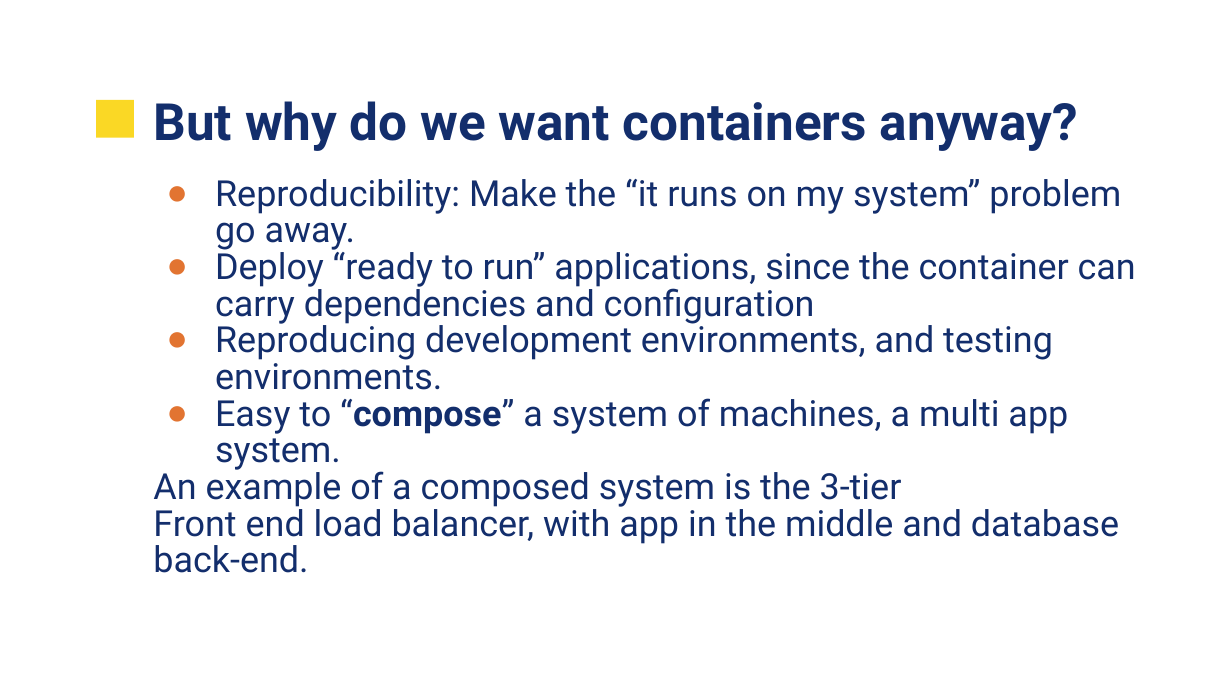
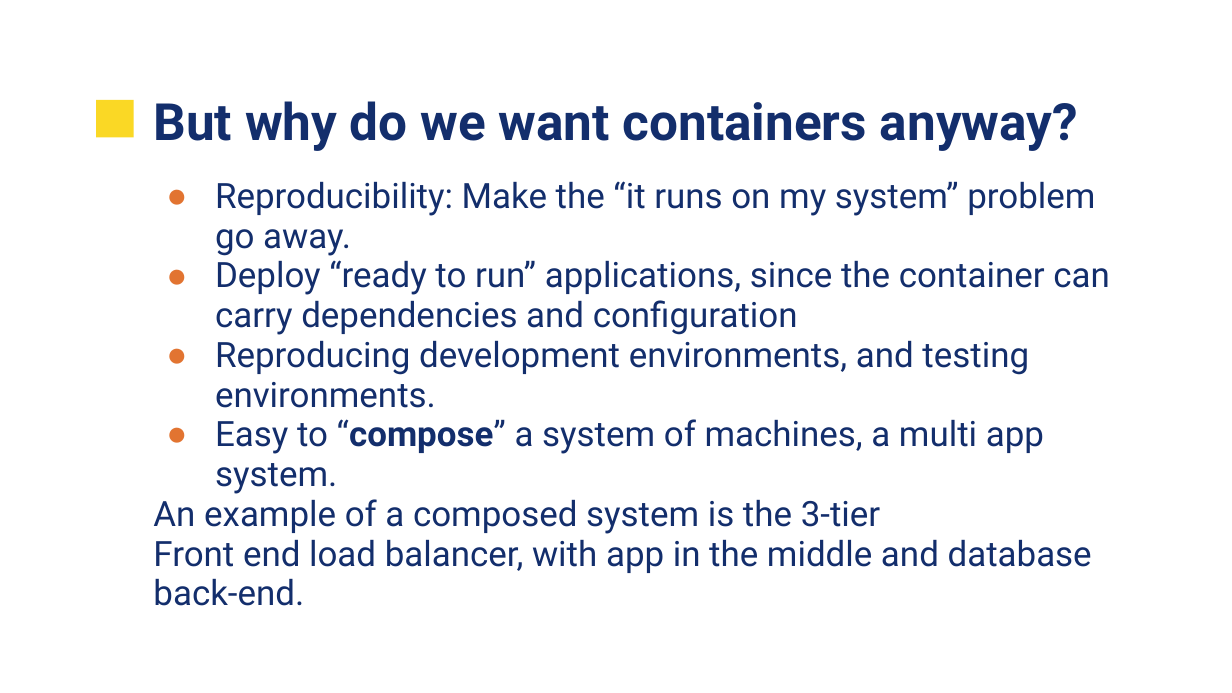
Before and after one commit to UVADS/data_engineering, a slide deck: slide 12 of containers/UVA-Containers.pptx (slide 10 before the commit). Drawn at 1232x693 pixels with LibreOffice and Linux fonts; fonts in the diff are those of the drawing; background and template pictures are left out. Boxes give left, top, right and bottom in pixels: in the first picture for what was removed or moved away, otherwise in the second. Text is boxed around its words. In the diff, an @@ line names an element or a change of style, - is before the commit and + after.

Commit message:
added some container slides

```diff
--- a/containers/UVA-Containers.pptx
+++ b/containers/UVA-Containers.pptx
@@ text "Reproducibility: Make the “it runs ..." at bbox=[153, 181, 1110, 606]: size 21 to 20.4 pt; line spacing 0.85 to 0.95 @@
```
Also in this commit, not shown: 3 other slides changed, 2 slides added.
